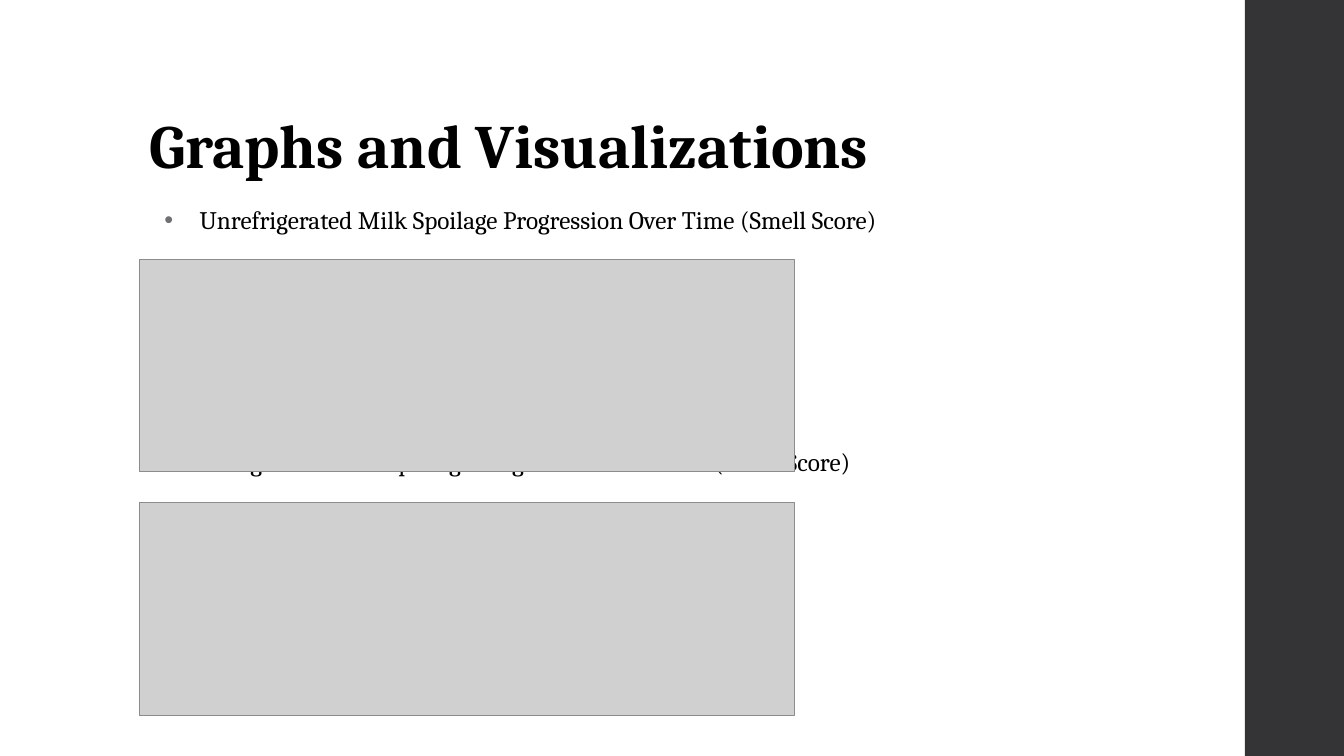
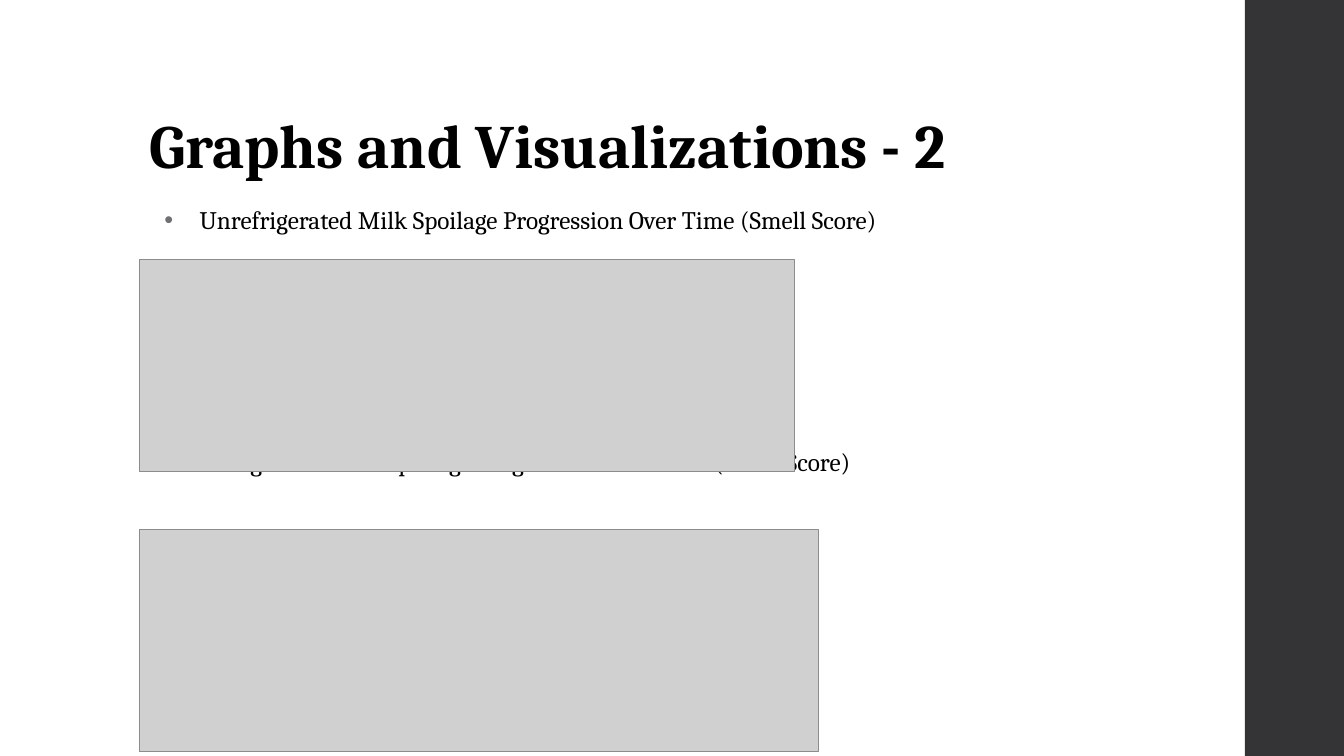
Before and after one commit to NahomAbera/Smart-Milk-Spoilage-Detection-Experiment-Data-Analysis, a slide deck: slide 9 of Project Presentation/Project Presentation.pptx. Drawn at 1344x756 pixels with LibreOffice and Linux fonts; fonts in the diff are those of the drawing; grey boxes stand for pictures. Boxes give left, top, right and bottom in pixels: in the first picture for what was removed or moved away, otherwise in the second. Text is boxed around its words. In the diff, an @@ line names an element or a change of style, - is before the commit and + after.

```diff
--- a/Project Presentation/Project Presentation.pptx
+++ b/Project Presentation/Project Presentation.pptx
@@ title at (149,125,946,181): text changed @@
-Graphs and Visualizations
+Graphs and Visualizations - 2
@@ picture: place and size @@
-picture at (139,503,795,716)
+picture at (139,529,819,752)
```
Also in this commit, not shown: 7 other slides changed, 3 slides added, 1 slide removed.
